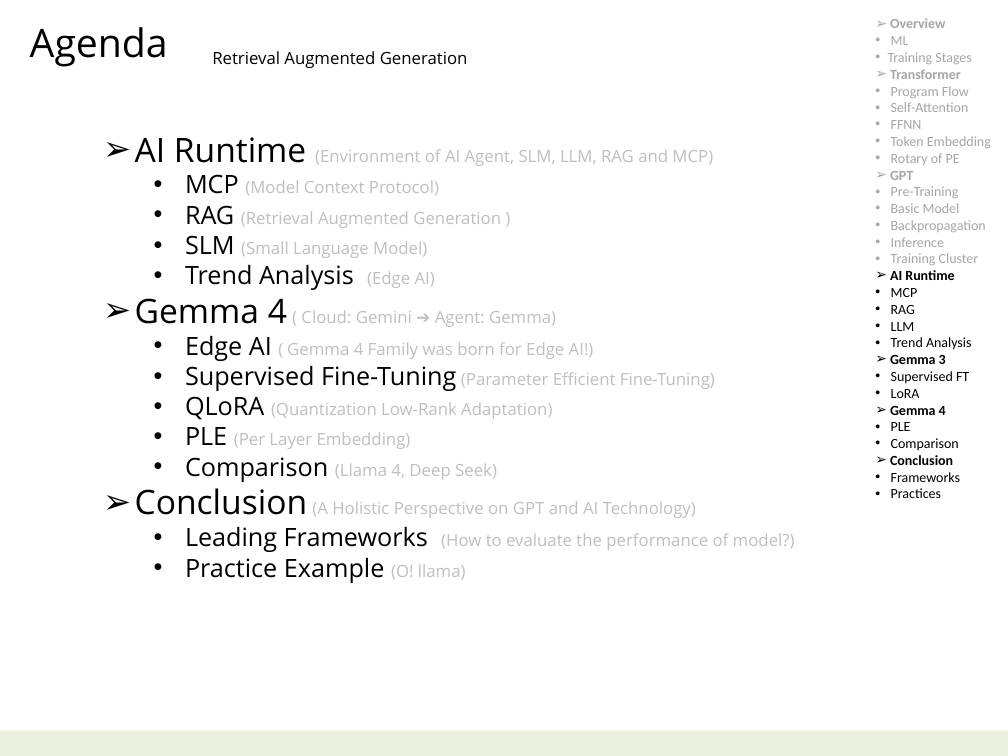
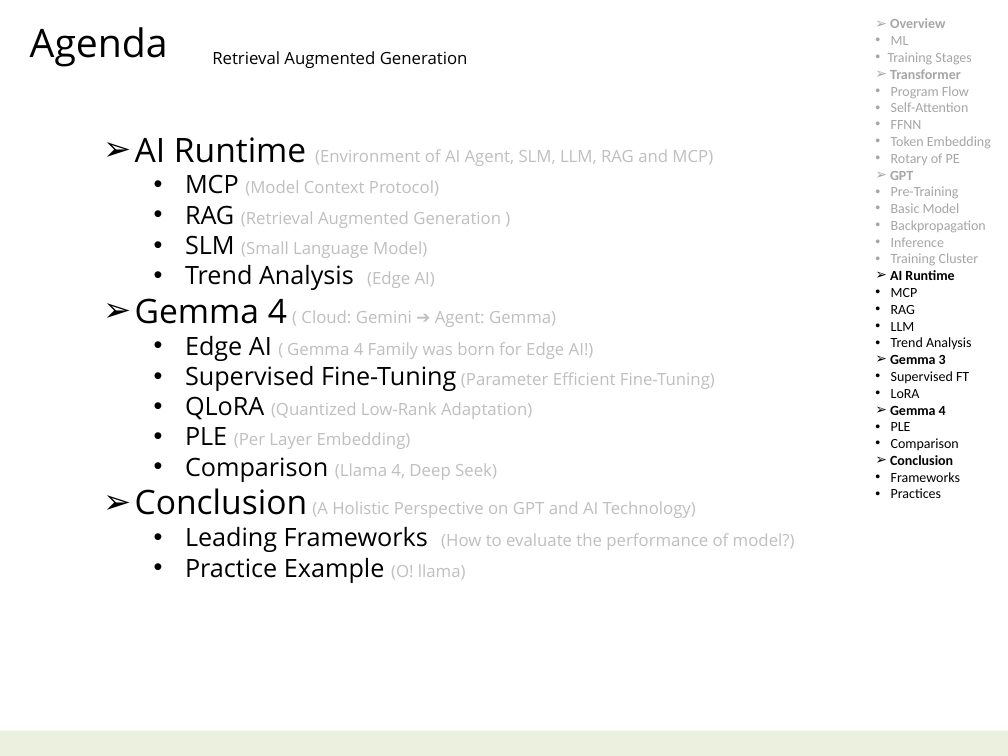
Before and after one commit to navibator/crazy-ai, a slide deck: slide 2 of ai-gemma.pptx. Drawn at 1008x756 pixels with LibreOffice and Linux fonts; fonts in the diff are those of the drawing. Boxes give left, top, right and bottom in pixels: in the first picture for what was removed or moved away, otherwise in the second. Text is boxed around its words. In the diff, an @@ line names an element or a change of style, - is before the commit and + after.

```diff
--- a/ai-gemma.pptx
+++ b/ai-gemma.pptx
@@ text at (185, 396, 532, 420): text changed @@
-  • QLoRA (Quantization Low-Rank Adaptation)
+  • QLoRA (Quantized Low-Rank Adaptation)
```
Also in this commit, not shown: 8 other slides changed.
